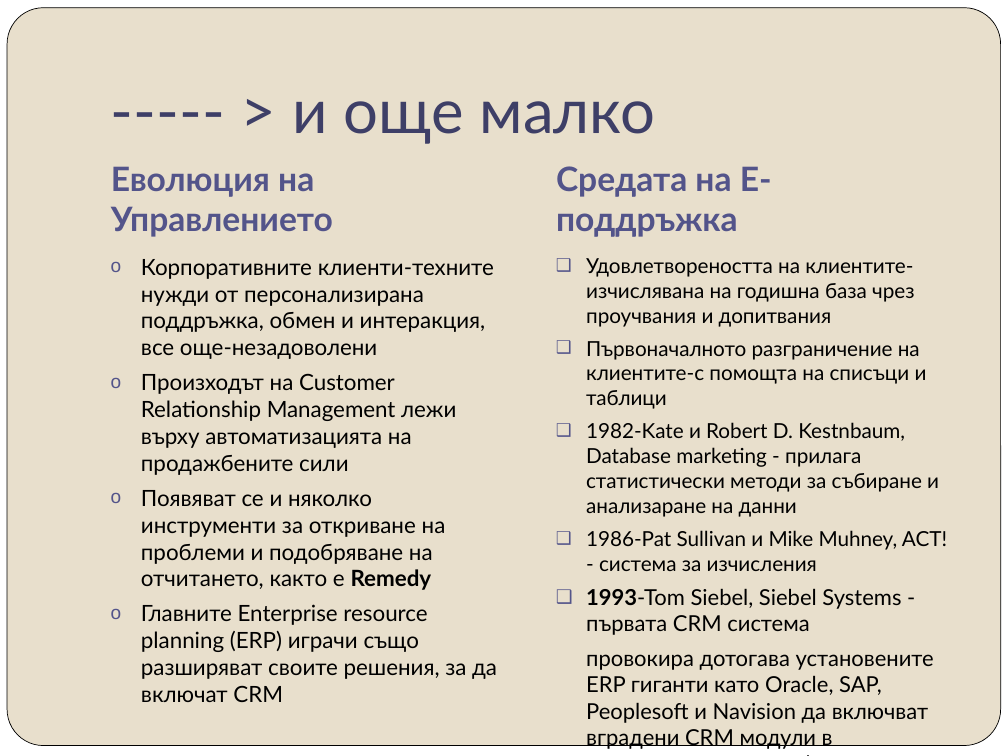
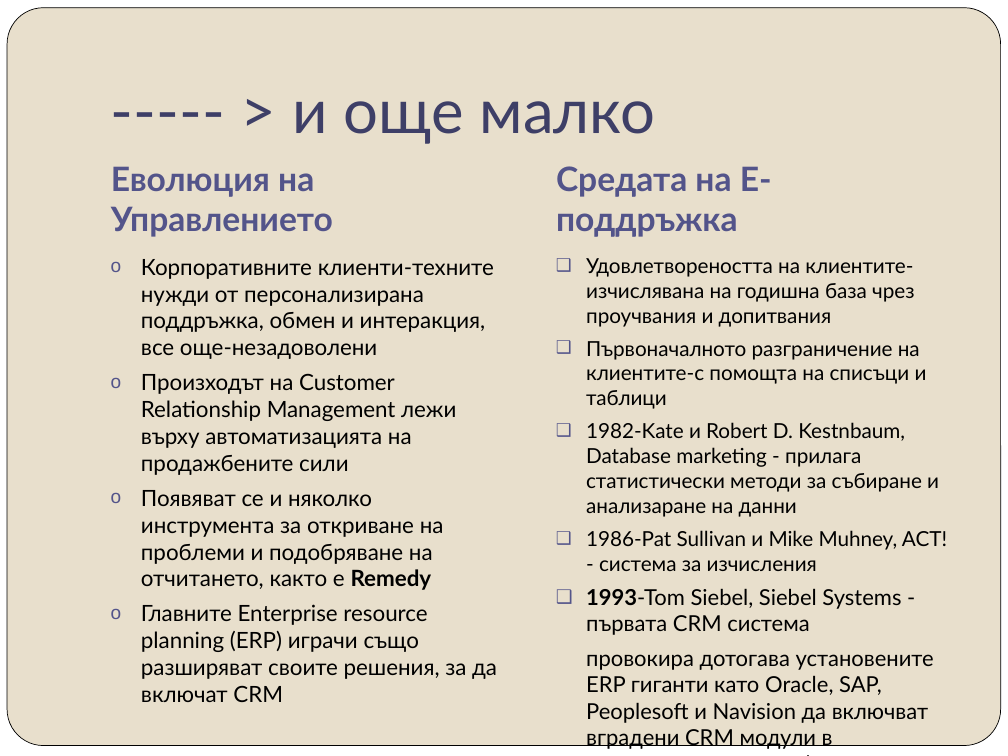
Before and after one commit to vladimarkova/E-business_CRM_systems_article, a slide deck: slide 4 of Курсов_проект_CRM_Systems_81271/CRM_системи_81271.pptx. Drawn at 1008x756 pixels with LibreOffice and Linux fonts; fonts in the diff are those of the drawing. Boxes give left, top, right and bottom in pixels: in the first picture for what was removed or moved away, otherwise in the second. Text is boxed around its words. In the diff, an @@ line names an element or a change of style, - is before the commit and + after.

```diff
--- a/Курсов_проект_CRM_Systems_81271/CRM_системи_81271.pptx
+++ b/Курсов_проект_CRM_Systems_81271/CRM_системи_81271.pptx
@@ text at (141, 490, 444, 590): text changed @@
-o Появяват се и няколко инструменти за откриване на проблеми и подобряване на отчитането, както е Remedy
+o Появяват се и няколко инструмента за откриване на проблеми и подобряване на отчитането, както е Remedy
```
Also in this commit, not shown: 6 other slides changed, 4 other files.
